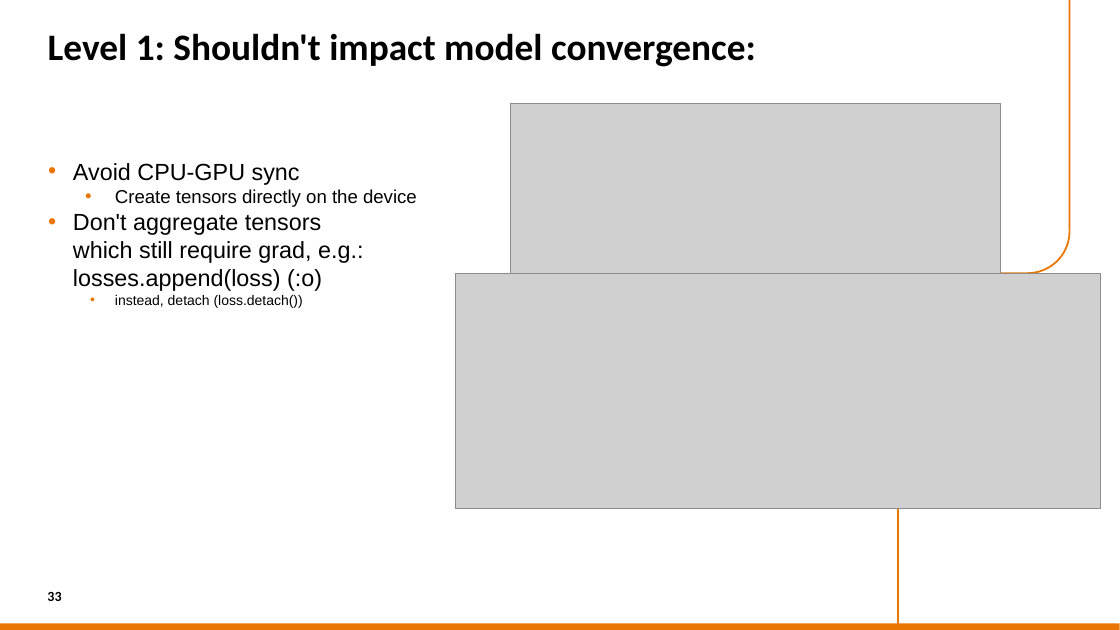
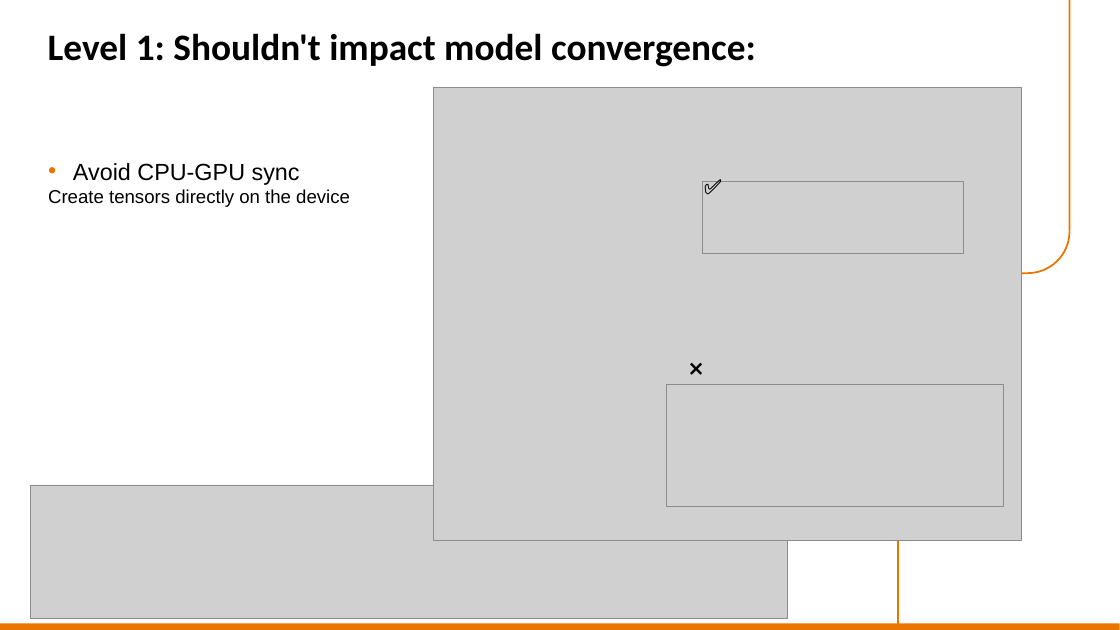
Before and after one commit to sara-nl/HPML-course-materials, a slide deck: slide 33 of Day2/slides/hardware.pptx. Drawn at 1120x630 pixels with LibreOffice and Linux fonts; fonts in the diff are those of the drawing; grey boxes stand for pictures; background and template pictures are left out. Boxes give left, top, right and bottom in pixels: in the first picture for what was removed or moved away, otherwise in the second. Text is boxed around its words. In the diff, an @@ line names an element or a change of style, - is before the commit and + after.

```diff
--- a/Day2/slides/hardware.pptx
+++ b/Day2/slides/hardware.pptx
@@ picture added at bbox=[434, 87, 1022, 540] @@
@@ text added at bbox=[696, 170, 771, 203], 18 pt, text #000000 @@
+✅
@@ text at bbox=[48, 189, 350, 207]: bullet • to none; list level 2 to 1 in "Create tensors directly on the ..." @@
@@ picture added at bbox=[702, 181, 963, 254] @@
@@ text at bbox=[73, 214, 363, 308]: paragraphs removed @@
-• Don't aggregate tensors
-  which still require grad, e.g.:
-  losses.append(loss) (:o)
-  • instead, detach (loss.detach())
@@ picture removed at bbox=[456, 273, 1101, 508] @@
@@ arc (boxed as its full ellipse) removed at bbox=[898, 273, 981, 356] @@
@@ text added at bbox=[681, 351, 757, 385], 18 pt, text #000000 @@
+❌
@@ picture added at bbox=[667, 385, 1004, 507] @@
@@ picture: place and size @@
-picture at bbox=[511, 103, 1001, 276]
+picture at bbox=[30, 485, 787, 618]
@@ page number removed at bbox=[47, 592, 61, 601] @@
-33
```
Also in this commit, not shown: 13 other slides changed, 2 slides added.
